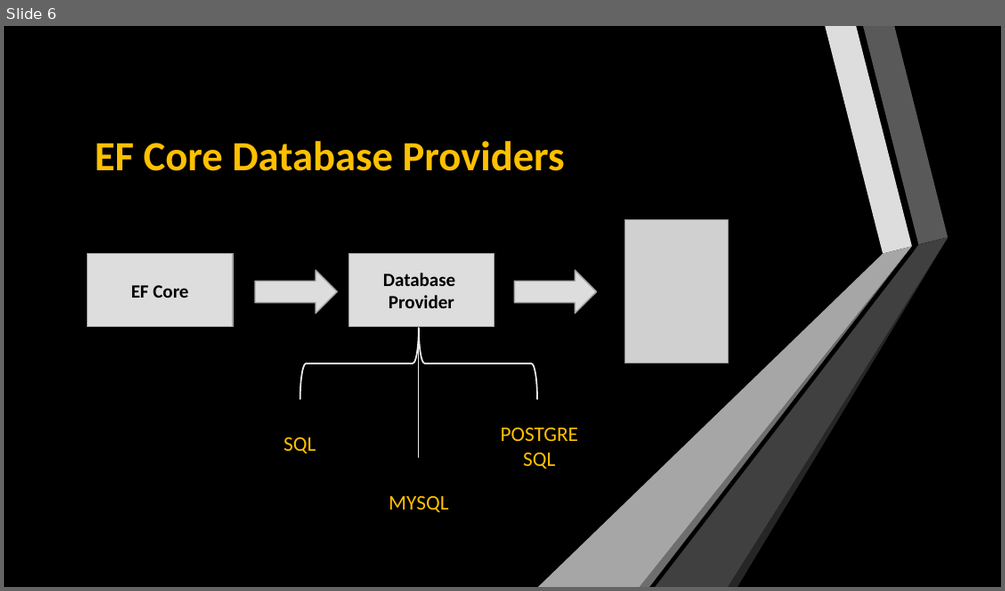
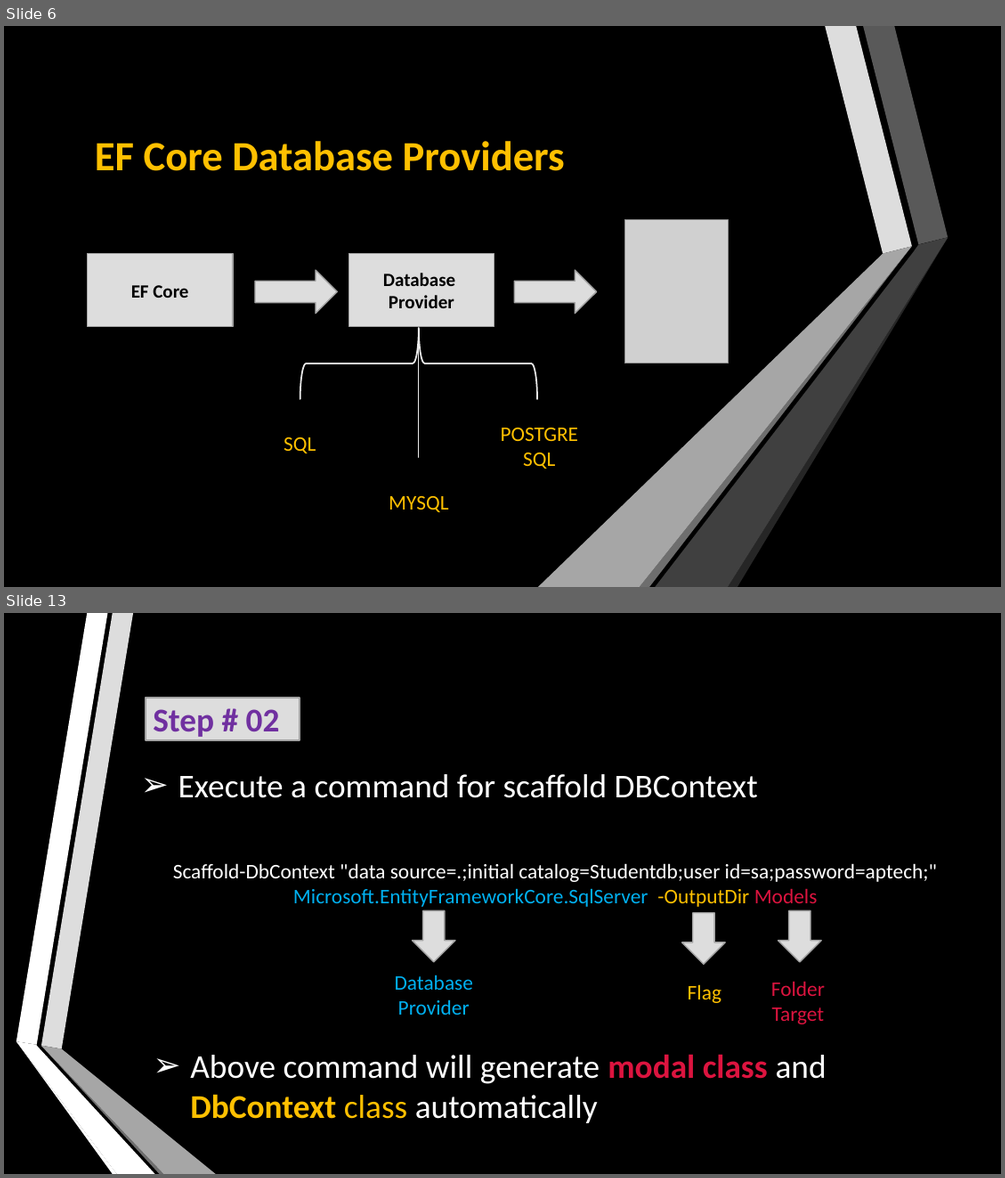
Before and after one commit to Marium-Younus/ASP_MVC_Core, a slide deck: PowerPoint Presentation/Entity Framework ASP.NET Core.pptx. Shown one above the other, each under a label of ours: slide 6 before the commit, slides 6 and 13 after it; the slides between them are not shown. The pictures are 1005x591 and 1005x1178 pixels, drawn with LibreOffice and Linux fonts; fonts in the diff are those of the drawing; grey boxes stand for pictures. Boxes give left, top, right and bottom in pixels: in the first picture for what was removed or moved away, otherwise in the second. Text is boxed around its words. In the diff, an @@ line names an element or a change of style, - is before the commit and + after.

```diff
--- a/PowerPoint Presentation/Entity Framework ASP.NET Core.pptx
+++ b/PowerPoint Presentation/Entity Framework ASP.NET Core.pptx
@@ slide 13 added at (x1=4, y1=613, x2=1001, y2=1174), background #000000; not listed: 6 template elements that a slide beside it also shows @@
@@ rectangle added at (x1=146, y1=698, x2=299, y2=741), fill #DDDDDD, outline #A3A3A3 1.25 pt, 32 pt, text #7030A0, bold @@
+Step # 02
@@ text added at (x1=178, y1=774, x2=758, y2=798), 32 pt, text #FFFFFF @@
+➢ Execute a command for scaffold DBContext
@@ text added at (x1=173, y1=863, x2=937, y2=907), 20 pt, text #FFFFFF @@
+Scaffold-DbContext "data source=.;initial catalog=Studentdb;user id=sa;password=aptech;" Microsoft.EntityFrameworkCore.SqlServer -OutputDir Models
@@ down arrow added at (x1=413, y1=910, x2=455, y2=962), fill #DDDDDD, outline #A3A3A3 1.25 pt @@
@@ down arrow added at (x1=682, y1=913, x2=726, y2=964), fill #DDDDDD, outline #A3A3A3 1.25 pt @@
@@ down arrow added at (x1=778, y1=910, x2=821, y2=962), fill #DDDDDD, outline #A3A3A3 1.25 pt @@
@@ text added at (x1=395, y1=974, x2=473, y2=1014), 20 pt, text #00B0F0 @@
+Database Provider
@@ text added at (x1=688, y1=984, x2=721, y2=1003), 20 pt, text #FFC000 @@
+Flag
@@ text added at (x1=771, y1=981, x2=825, y2=1024), 20 pt, text #DC143F @@
+Folder Target
@@ text added at (x1=190, y1=1054, x2=826, y2=1123), 32 pt, text #FFFFFF @@
+➢ Above command will generate modal class and DbContext class automatically
```
Also in this commit, not shown: 9 other slides added.
